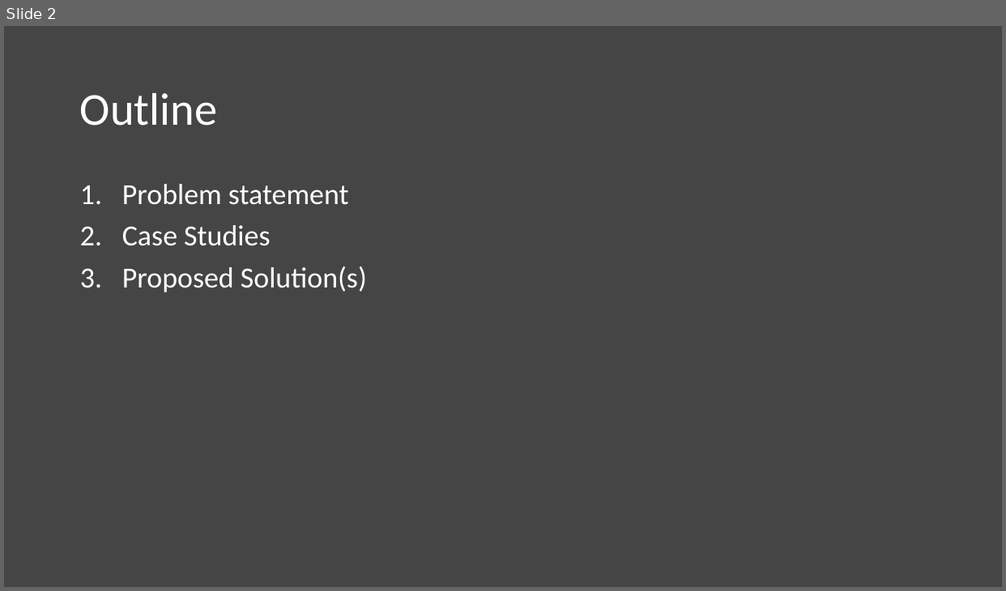
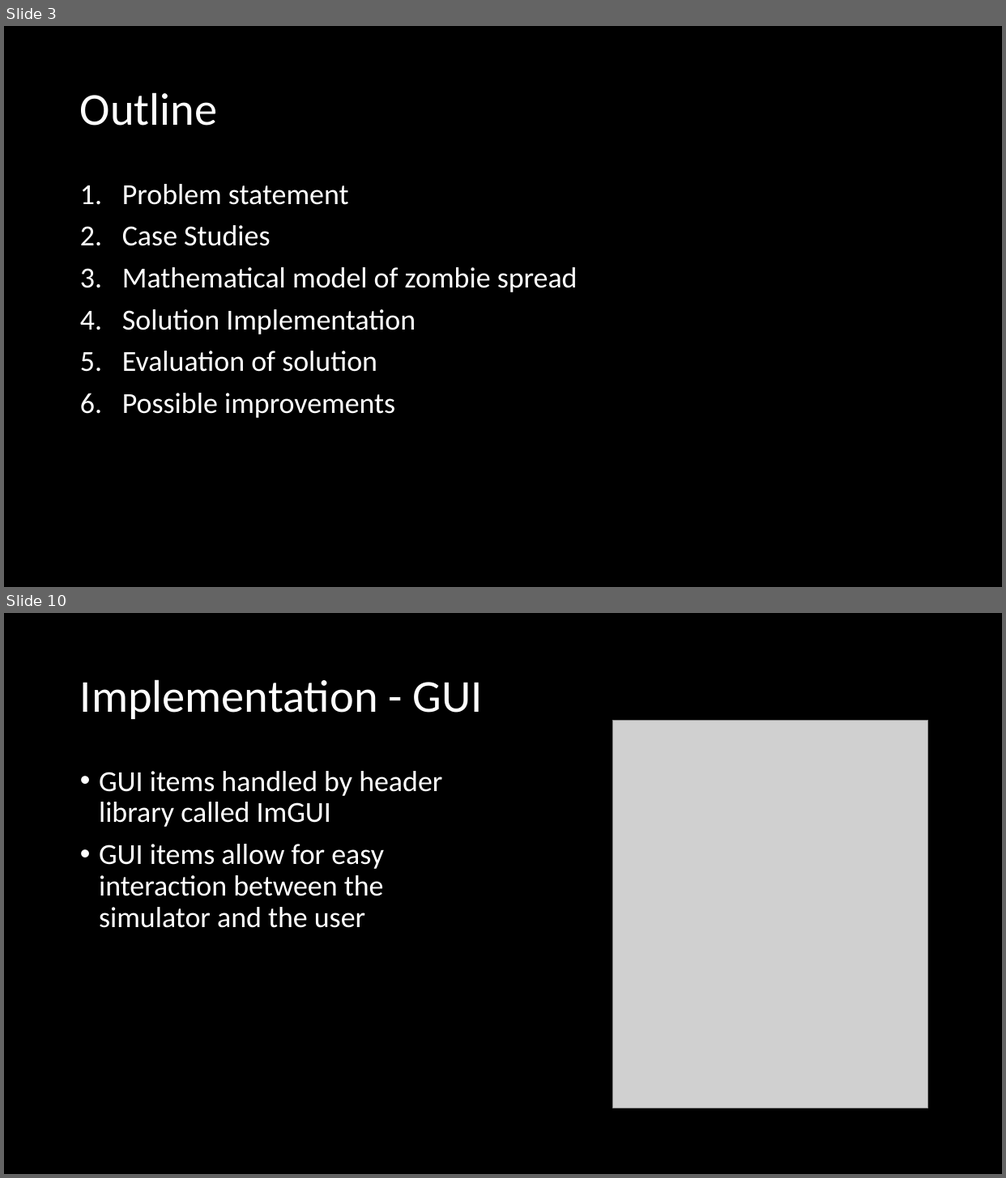
Before and after one commit to Czar-Ec/ZEUS, a slide deck: Documentation/ZEUS Presentation.pptx. Shown one above the other, each under a label of ours: slide 2 before the commit, slides 3 and 10 after it; the slides between them are not shown. The pictures are 1006x591 and 1006x1178 pixels, drawn with LibreOffice and Linux fonts; fonts in the diff are those of the drawing; grey boxes stand for pictures; background and template pictures are left out. Boxes give left, top, right and bottom in pixels: in the first picture for what was removed or moved away, otherwise in the second. Text is boxed around its words. In the diff, an @@ line names an element or a change of style, - is before the commit and + after.

```diff
--- a/Documentation/ZEUS Presentation.pptx
+++ b/Documentation/ZEUS Presentation.pptx
@@ slide 10 added at (x1=4, y1=613, x2=1002, y2=1174), background #000000 @@
@@ title added at (x1=80, y1=679, x2=482, y2=719), 44 pt, text #FFFFFF @@
+Implementation - GUI
@@ picture added at (x1=613, y1=720, x2=928, y2=1109) @@
@@ text added at (x1=99, y1=771, x2=442, y2=928), 28 pt, text #FFFFFF @@
+• GUI items handled by header library called ImGUI
+• GUI items allow for easy interaction between the simulator and the user
@@ what was slide 2 is now slide 3 @@
@@ slide 3 changed as well @@
@@ background #454545 to #000000 @@
@@ text at (x1=122, y1=267, x2=577, y2=418): text changed @@
-3. Proposed Solution(s)
+3. Mathematical model of zombie spread
+4. Solution Implementation
+5. Evaluation of solution
+6. Possible improvements
```
Also in this commit, not shown: 12 other slides added, 2 slides removed, 2 other files.
